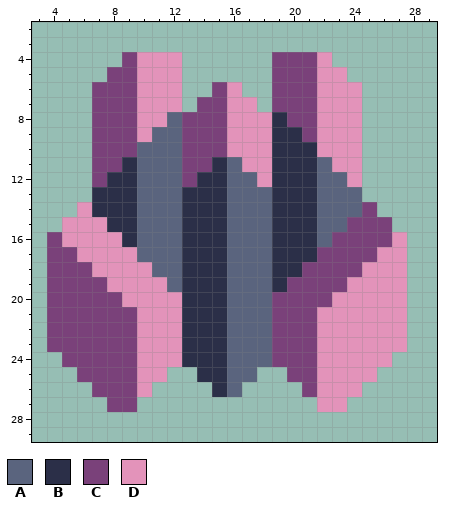
Pixel-art sprite: sprites/blocks/turrets/wire/11e-03-wire.png. Above: the version before the commit.
The file is 32x32 pixels. Shown: x 3..29, y 2..29.
Palette (. is transparent): A #5a647e  B #2b2f48  C #7a417a  D #e393ba
And afterwards:
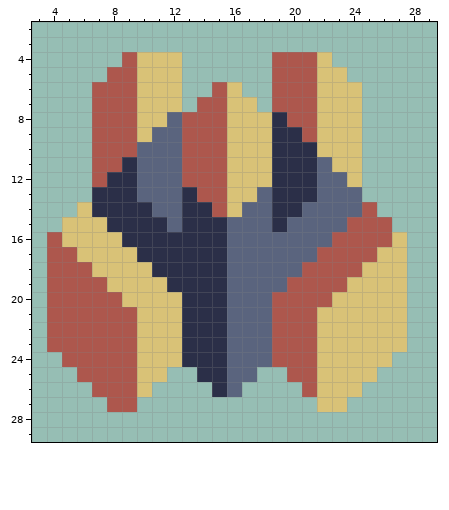
The exact change:
colour C: #7a417a -> #ad574d
colour D: #e393ba -> #d9c277
y 11: x 15..16 BA -> CD
y 12..13: x 14..17 BBAA -> CCDD
y 14: x 10 A -> B; x 15..16 BA -> CD; x 21 B -> A
y 15: x 10..11 AA -> BB; x 20..21 BB -> AA
y 16..17: x 10..12 AAA -> BBB; x 19..21 BBB -> AAA
y 18: x 11..12 AA -> BB; x 19..20 BB -> AA
y 19: x 12 A -> B; x 19 B -> A
Changed places in both pictures, as pixel boxes (x1, y1, x2, y2):
changed: (47, 52, 407, 412)
